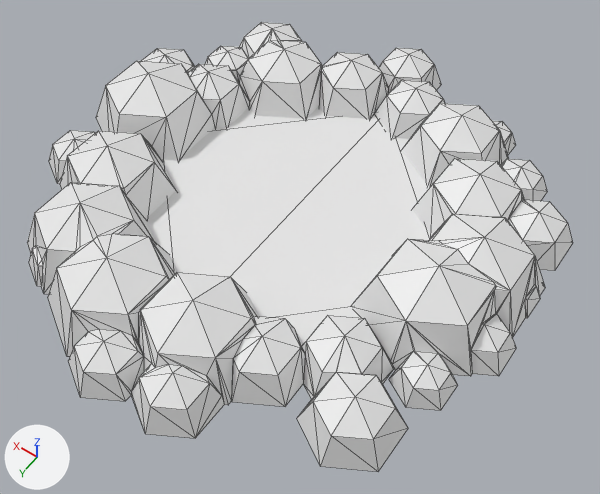
What one commit did to the glTF model assets/blueprints/Tunnel_asset.glb.
The view is the same before and after, from a camera (50 mm lens) standing at (-1.158, 1.584, 2.296) and looking at (-0.113, 0.121, -0.003). Arrows for +X, +Y and +Z are at lower left; the lights stay in place. The picture after the commit comes second. Mesh edges are drawn as thin lines. Where no turn or scale is listed for an object, it has been applied to the vertices.

The older version as bpy lines, for what is in view:
```python
me_circle_002 = bpy.data.meshes.new('Circle.002')
me_circle_002.from_pydata([(0.0, 0.633, 0.01), (-0.448, 0.448, 0.01), (-0.633, 0.0, 0.01), (-0.448, -0.448, 0.01), (0.0, -0.633, 0.01), (0.448, -0.448, 0.01), (0.633, 0.0, 0.01), (0.448, 0.448, 0.01)], [], [(0, 1, 2), (2, 3, 4), (4, 5, 6), (6, 7, 0), (0, 2, 4), (4, 6, 0)])
me_sphere_010 = bpy.data.meshes.new('Sphere.010')
me_sphere_010.from_pydata(...)  # 456 vertices, 779 faces; spans x -0.92..0.95, y -0.98..0.99, z 0.0..0.26
ob_hole = bpy.data.objects.new('Hole', me_circle_002)
ob_hole.location = (0.0, 0.0, 0.0)
ob_tunnel_asset = bpy.data.objects.new('Tunnel_asset', me_sphere_010)
ob_tunnel_asset.location = (0.0, 0.0, 0.0)
```
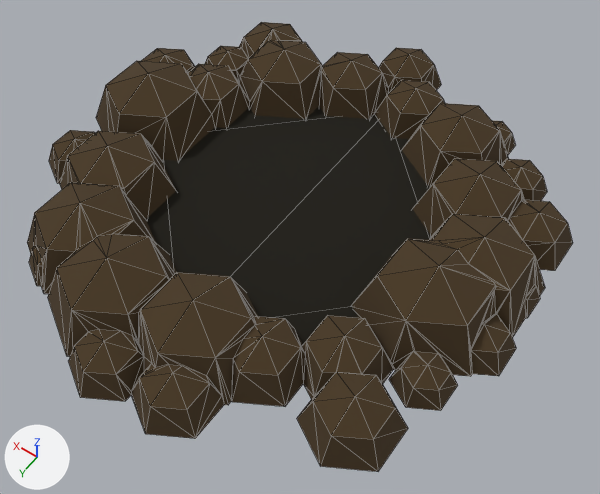
The edits, one by one:
Material 'Material.001' (mat_material_001) is new.
Its base color is (0.00783, 0.006, 0.00161) (black #161205).
Its roughness is 1.0.
Material 'below_terrain_material' (mat_below_terrain_material) is new.
Its base color is (0.063, 0.0373, 0.0133) (brown #47361e).
Its roughness is 1.0.
me_sphere_010 has 456 vertices, 779 faces and spans x -0.92..0.95, y -0.98..0.99, z 0.0..0.26.
me_sphere_010 gains material mat_below_terrain_material (brown #47361e).
me_circle_002 has 8 vertices, 6 faces and spans x -0.633..0.633, y -0.633..0.633, z 0.01.
me_circle_002 gains material mat_material_001 (black #161205).

Changed parts and their boxes (x1, y1, x2, y2) in the pictures (600 x 494 px):
'Tunnel_asset', recoloured (white to brown): (27, 22, 573, 472) in both
'Hole', recoloured (white to black): (146, 106, 431, 344) in both
